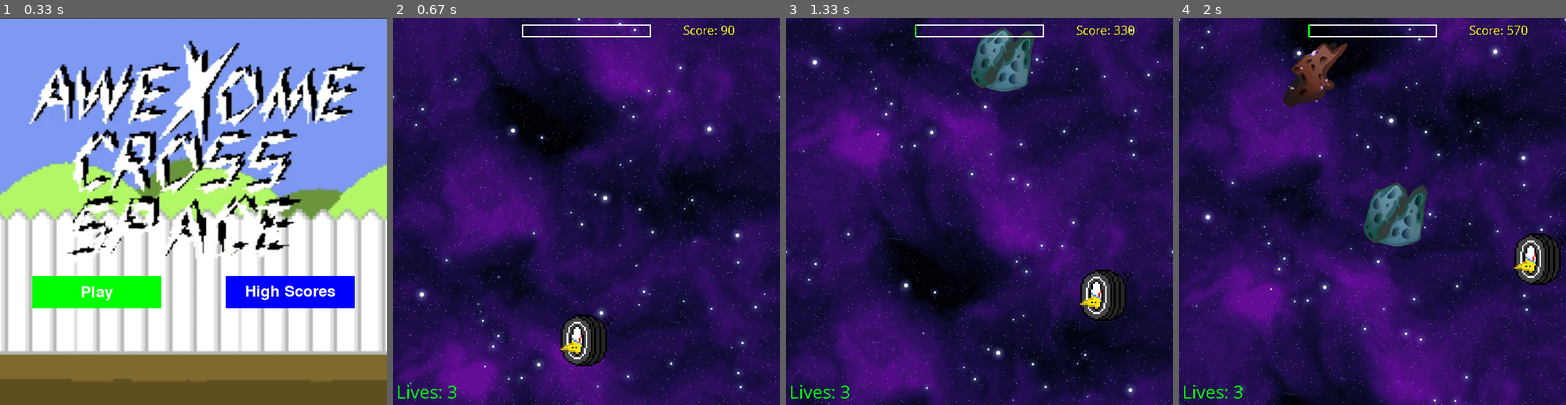
Above: before the commit, frames 1-4 (left to right).
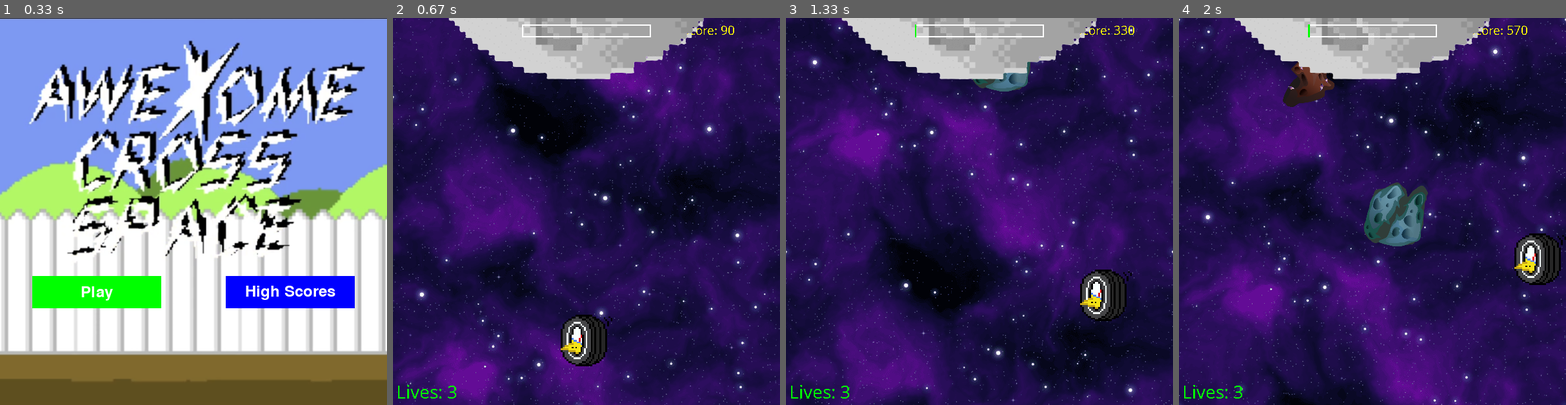
Above: after the commit, the same moments.

Repository: AndrewFagan04/CS_370_AwexomeCross
Game: pygame game, started from Cycle_3/main.py
Two runs of this game, one before a commit and one after it. Both use one fixed random seed, a clock stepped at 60 frames per second and the inputs below.
Inputs:
- Up to frame 1 (0.33 s): no input
- Up to frame 2 (0.67 s): click "Play" at 0.42 s
- Up to frame 3 (1.33 s): hold Right 0.67-1.13 s; hold Up from 1.17 s (still down)
- Up to frame 4 (2 s): release Up at 1.47 s; hold Right 1.5-1.97 s

Frame 1 is identical in both runs. In frame 2, 7.1% of the frame differs, in the area x 14-81%, y 0-16%; in frame 3, 7.1%; in frame 4, 7.1%.

Commit message:
added moon to end screen

Diff:
--- a/Cycle_3/main.py
+++ b/Cycle_3/main.py
@@ -29,6 +29,7 @@
 high_scores = []
 
 
+finLine = pygame.image.load(join("Cycle_3/sprites","8-bitMoonFINISHLINE.png"))
 
 death_sound = pygame.mixer.Sound(join("Cycle_3/audio","deathSound.wav"))
 hit_sound = pygame.mixer.Sound(join('Cycle_3/audio',"hit.wav"))
@@ -232,6 +233,7 @@
         # Finish line
         finish_line = pygame.Rect(0, finish_line_y, 800, 25)
 
+
         if playerInst.rect.colliderect(finish_line):
             screens.add_high_score(high_scores,playerInst.score)
             screens.you_win_screen(WIDTH, LENGTH, window, game_loop)
@@ -257,6 +259,7 @@
 
         # Draw finish line
         pygame.draw.rect(window, BLUE, finish_line)
+        window.blit(finLine, (50,-50))
 
          # Calculate progress
         progress = 1 - (finish_line_y / total_distance)
--- a/Cycle_3/screens.py
+++ b/Cycle_3/screens.py
@@ -17,6 +17,7 @@
 backgroundW = pygame.image.load(join("Cycle_3/sprites","AwexomeCrossTitleScreenY.png"))
 backgroundY = pygame.image.load(join("Cycle_3/sprites","AwexomeCrossTitleScreenW.png"))
 backgroundS = pygame.image.load(join("Cycle_3/sprites","space.png"))
+moon = pygame.image.load(join("Cycle_3/sprites","8-bitMoonEND.png"))
 
 class Button:
     def __init__(self, x, y, width, height, color, play):
@@ -71,7 +72,7 @@
 
 def game_over_screen(WIDTH, LENGTH, window, game_loop):
     replay_button = Button(WIDTH // 2 - 250, LENGTH // 2 - 25, 200, 50, RED, "Try again")
-    menu_button = Button(WIDTH // 2 + 50, LENGTH // 2 - 25, 200, 50, RED, "Main Menu")
+    menu_button = Button(WIDTH // 2 + 50, LENGTH // 2 - 25, 200, 50, BLUE, "Main Menu")
     my_font = pygame.font.SysFont('Comic Sans MS', 60)
     while True:
         window.fill(BLACK)
@@ -97,15 +98,18 @@
         pygame.time.Clock().tick(fps)
 
 def you_win_screen(WIDTH, LENGTH, window, game_loop):
-    play_button = Button(WIDTH // 2 - 100, LENGTH // 2 - 25, 200, 50, GREEN, "Play Again")
+    play_button = Button(WIDTH // 2 - 250, LENGTH // 2 - 25, 200, 50, GREEN, "Play Again")
+    menu_button = Button(WIDTH // 2 + 50, LENGTH // 2 - 25, 200, 50, BLUE, "Main Menu")
     my_font = pygame.font.SysFont('Comic Sans MS', 60)
     while True:
         window.fill(BLACK)
         window.blit(backgroundS, (0,0))
+        window.blit(moon, (75,400))
         play_surface = my_font.render('You Win!', False, (0, 0, 0))
         play_rect = play_surface.get_rect(center = (WIDTH/2, LENGTH / 2 - 80)) #created rect for the play to center it
         window.blit(play_surface, play_rect)
         play_button.draw(window)
+        menu_button.draw(window)
 
         for event in pygame.event.get():
             if event.type == pygame.QUIT:
Binary file added: Cycle_3/sprites/8-bitMoonEND.png
Binary file added: Cycle_3/sprites/8-bitMoonFINISHLINE.png
